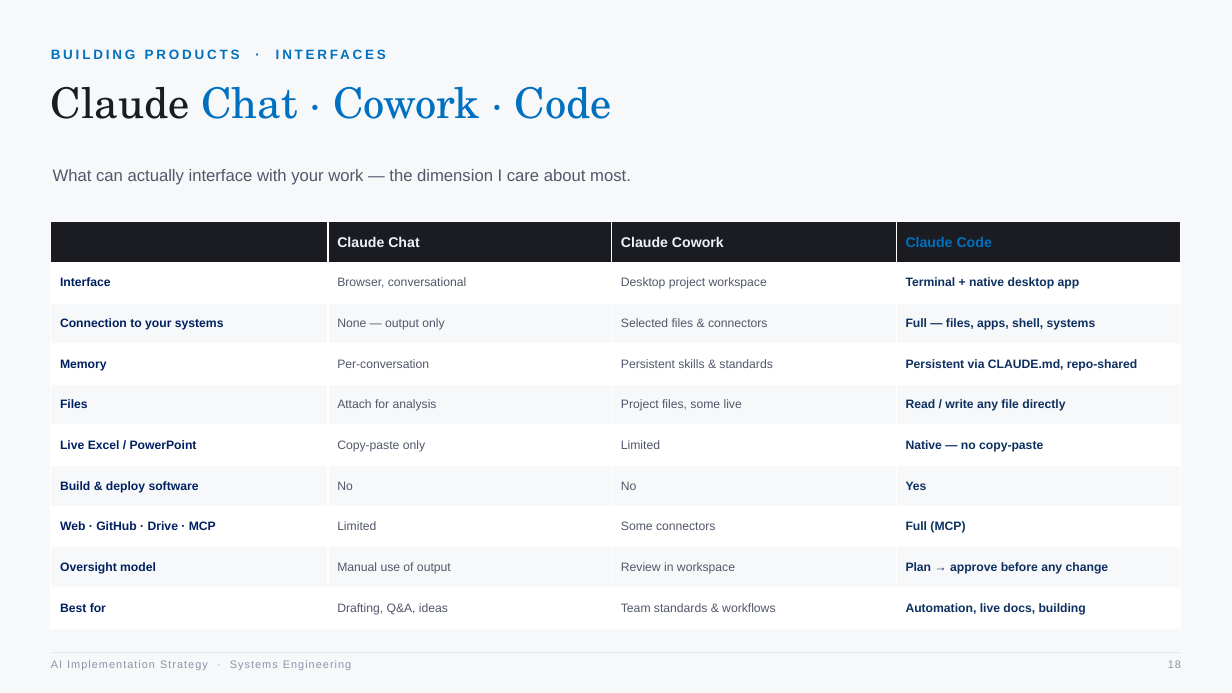
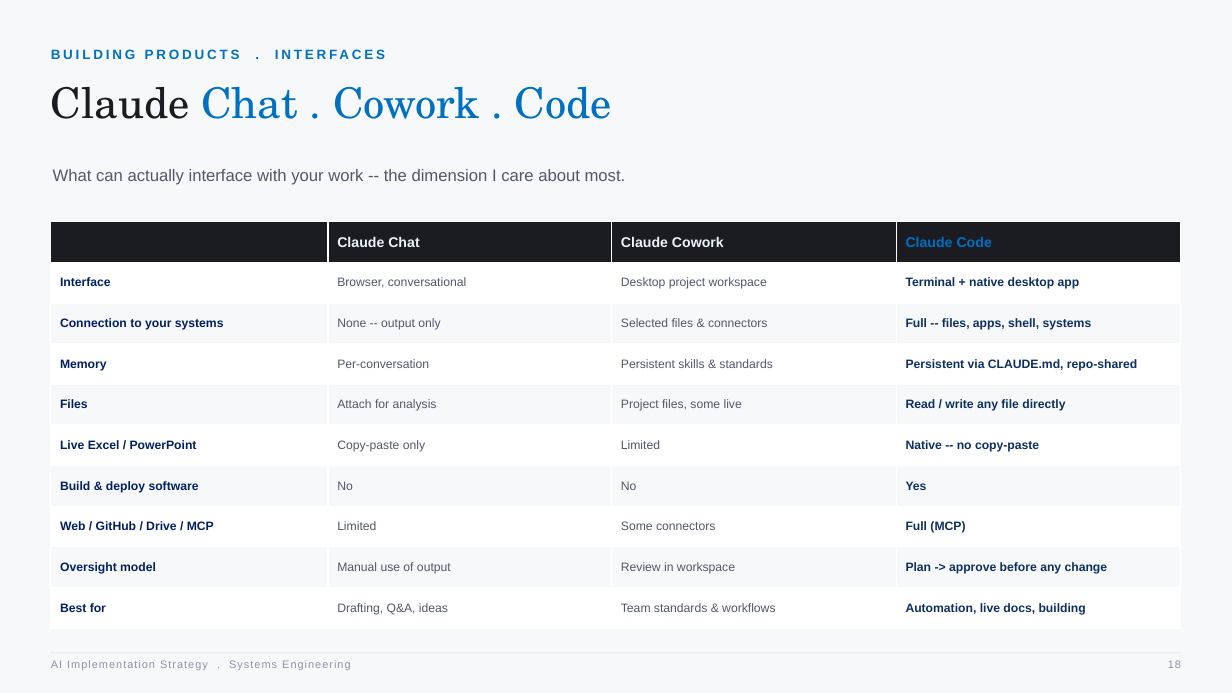
Before and after one commit to betodon96-svg/sai-workflow-app, a slide deck: slide 18 of AI_Implementation_Strategy_SE_Workshop.pptx. Drawn at 1232x693 pixels with LibreOffice and Linux fonts; fonts in the diff are those of the drawing. Boxes give left, top, right and bottom in pixels: in the first picture for what was removed or moved away, otherwise in the second. Text is boxed around its words. In the diff, an @@ line names an element or a change of style, - is before the commit and + after.

```diff
--- a/AI_Implementation_Strategy_SE_Workshop.pptx
+++ b/AI_Implementation_Strategy_SE_Workshop.pptx
@@ text at box(51, 86, 612, 119): text changed @@
-Claude Chat · Cowork · Code
+Claude Chat . Cowork . Code
@@ text at box(53, 169, 626, 185): text changed @@
-What can actually interface with your work — the dimension I care about most.
+What can actually interface with your work -- the dimension I care about most.
@@ table at box(51, 222, 1181, 628) @@
-row 3, column 2: None — output only
+row 3, column 2: None -- output only
-row 3, column 4: Full — files, apps, shell, systems
+row 3, column 4: Full -- files, apps, shell, systems
-row 6, column 4: Native — no copy-paste
+row 6, column 4: Native -- no copy-paste
-row 8, column 1: Web · GitHub · Drive · MCP
+row 8, column 1: Web / GitHub / Drive / MCP
-row 9, column 4: Plan → approve before any change
+row 9, column 4: Plan -> approve before any change
@@ text at box(51, 660, 350, 670): text changed @@
-AI Implementation Strategy · Systems Engineering
+AI Implementation Strategy . Systems Engineering
```
Also in this commit, not shown: 19 other slides changed, 5 slides added, 1 slide removed.
